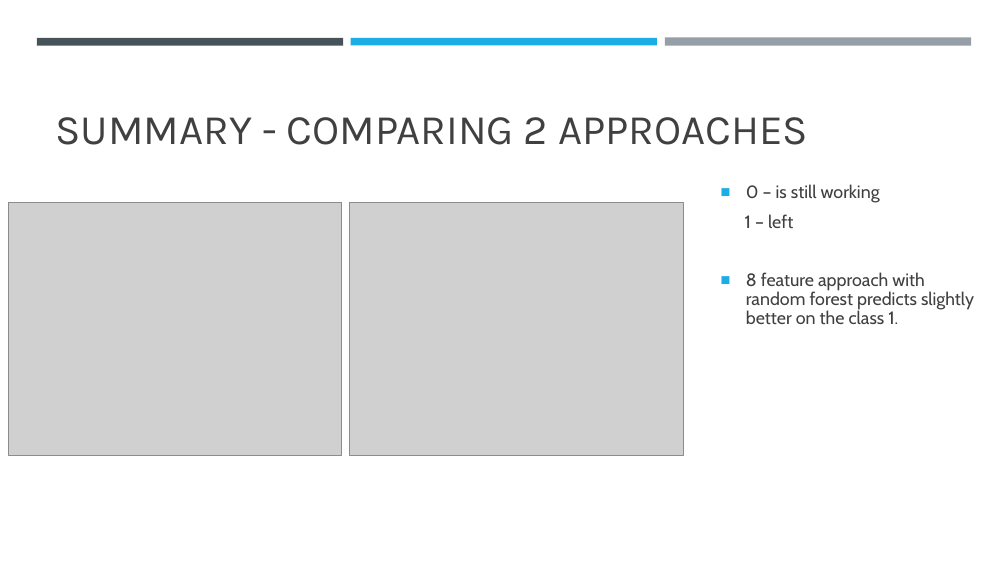
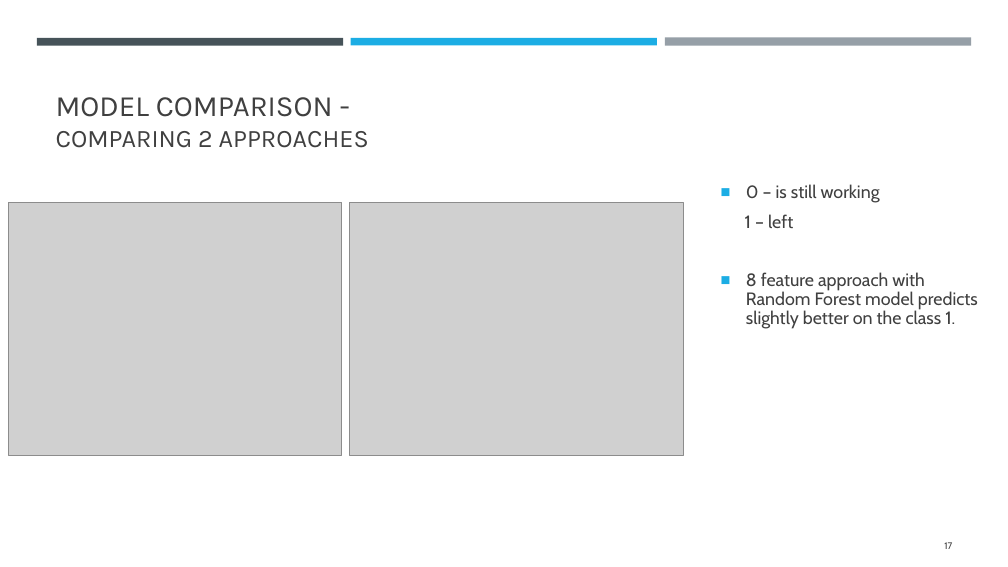
Before and after one commit to IsabelleUslu/InstituteOfDataLabs, a slide deck: slide 17 of IOD Projects/MP2New/New - Predicting Employee Attrition.pptx. Drawn at 1008x567 pixels with LibreOffice and Linux fonts; fonts in the diff are those of the drawing; grey boxes stand for pictures. Boxes give left, top, right and bottom in pixels: in the first picture for what was removed or moved away, otherwise in the second. Text is boxed around its words. In the diff, an @@ line names an element or a change of style, - is before the commit and + after.

```diff
--- a/IOD Projects/MP2New/New - Predicting Employee Attrition.pptx
+++ b/IOD Projects/MP2New/New - Predicting Employee Attrition.pptx
@@ title at (56, 97, 369, 148): text changed; size 40 to 24 pt @@
-SUMMARY - COMPARING 2 APPROACHES
+MODEL COMPARISON -
+COMPARING 2 APPROACHES
@@ text at (746, 272, 978, 329): text changed @@
-■ 8 feature approach with random forest predicts slightly better on the class 1.
+■ 8 feature approach with Random Forest model predicts slightly better on the class 1.
@@ page number added at (944, 542, 952, 549), 9 pt, text #404040 @@
+17
```
Also in this commit, not shown: 17 other slides changed, 1 slide added, 2 other files.
